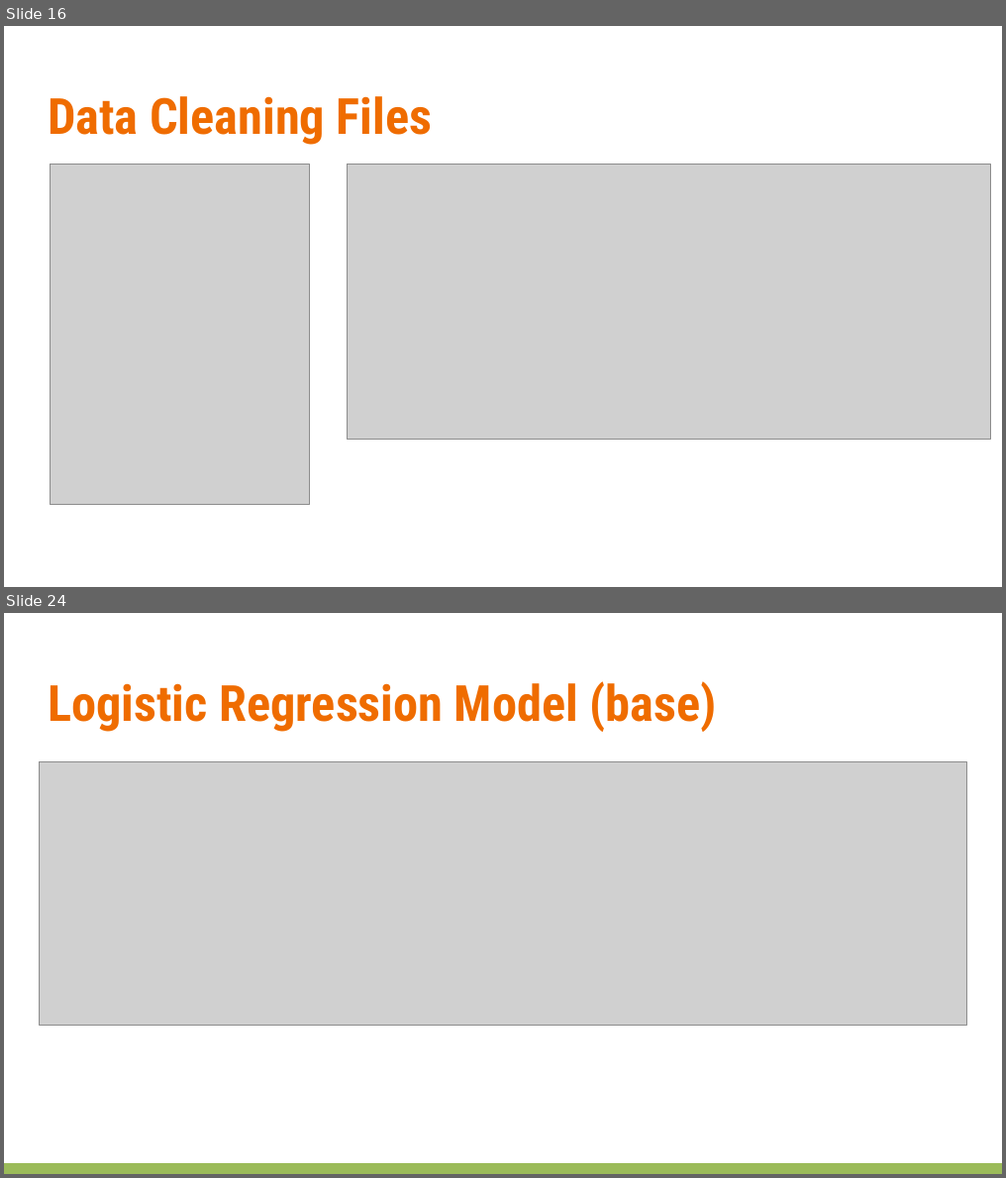
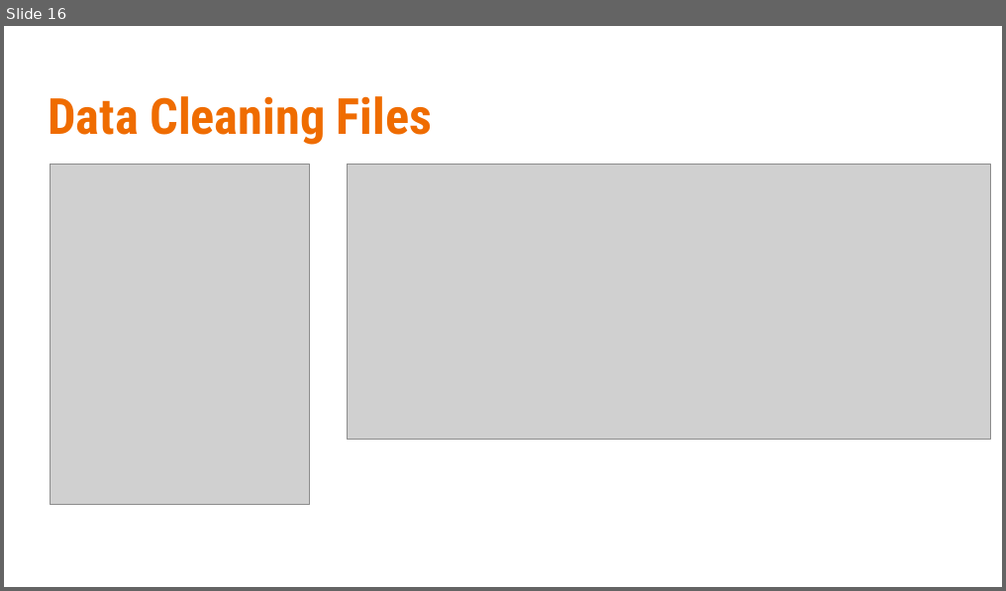
Before and after one commit to bluegrapes/DAT8Coursework, a slide deck: project2/What’s Cooking.pptx. Shown one above the other, each under a label of ours: slides 16 and 24 before the commit, slide 16 after it; the slides between them are not shown. The pictures are 1006x1178 and 1006x591 pixels, drawn with LibreOffice and Linux fonts; fonts in the diff are those of the drawing; grey boxes stand for pictures. Boxes give left, top, right and bottom in pixels: in the first picture for what was removed or moved away, otherwise in the second. Text is boxed around its words. In the diff, an @@ line names an element or a change of style, - is before the commit and + after.

```diff
--- a/project2/What’s Cooking.pptx
+++ b/project2/What’s Cooking.pptx
@@ slide 24 removed at (x1=4, y1=613, x2=1002, y2=1174), background #FFFFFF @@
@@ text removed at (x1=48, y1=681, x2=717, y2=732) @@
-Logistic Regression Model (base)
@@ picture removed at (x1=39, y1=761, x2=967, y2=1025) @@
@@ rectangle removed at (x1=4, y1=1163, x2=1002, y2=1174) @@
```
Also in this commit, not shown: 24 slides changed, 3 slides added, 9 other slides removed, 1 other file.
